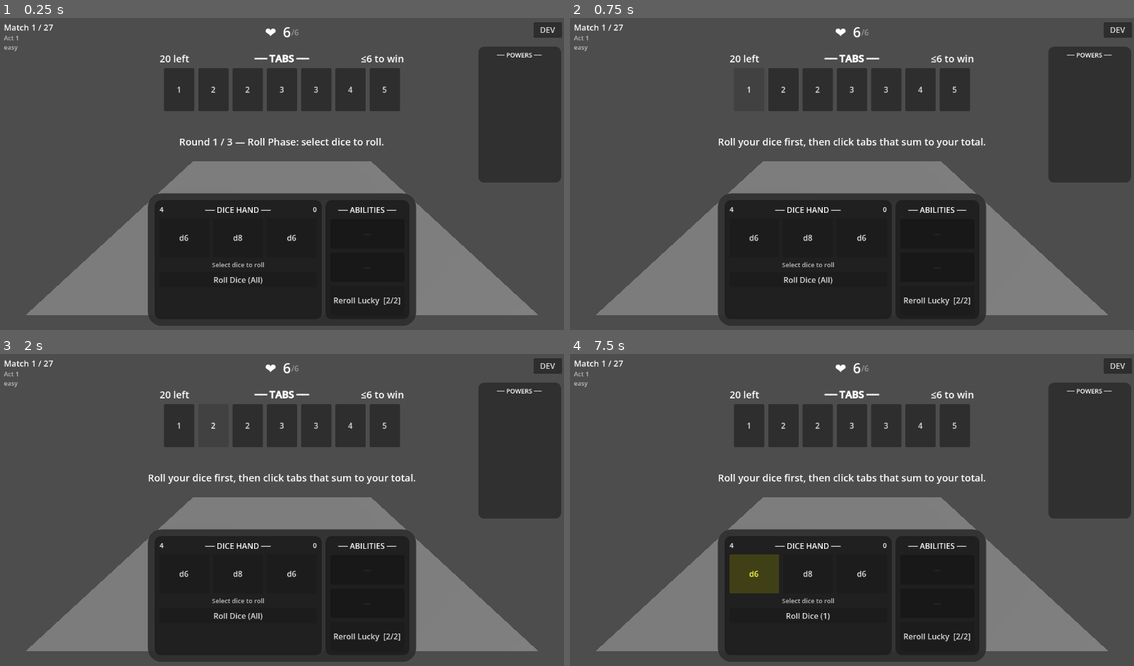
Above: before the commit, frames 1-4 (two rows, left to right).
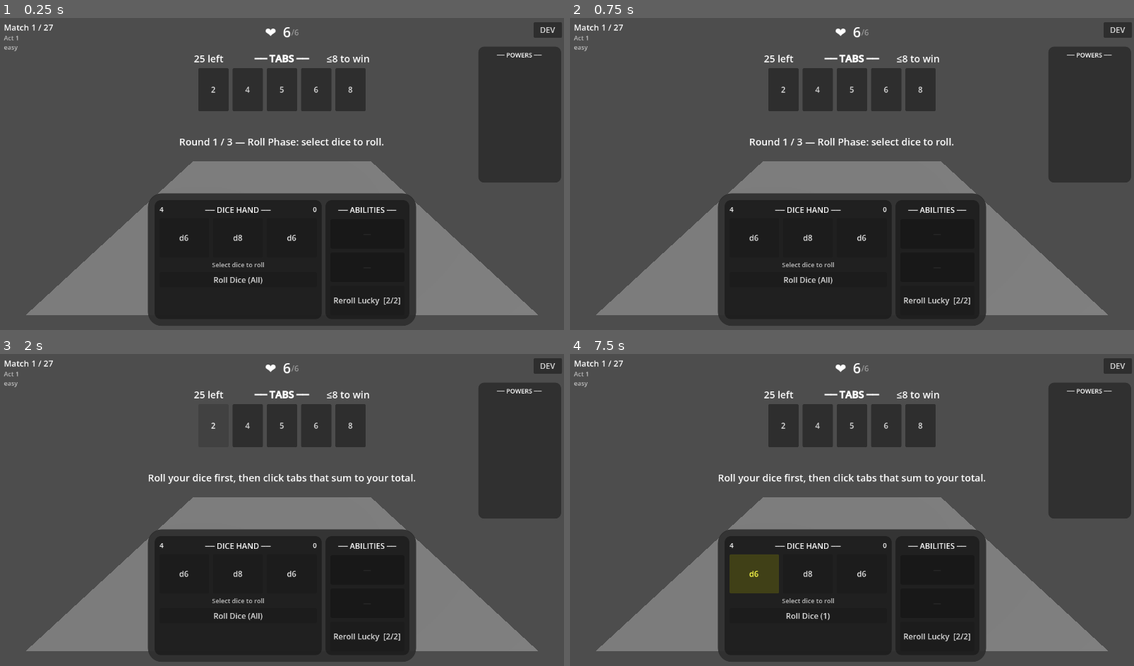
Above: after the commit, the same moments.

Repository: caleb-the-dev/SealTheBox
Game: Godot game, scene res://scenes/match/match.tscn
Two runs of this game, one before a commit and one after it. Both use one fixed random seed, a clock stepped at 60 frames per second and the inputs below.
Inputs (mouse positions are in pixels of both pictures, inside the frame that each line leads up to):
- Up to frame 1 (0.25 s): no input
- Up to frame 2 (0.75 s): click (750, 89) at 0.5 s, where only the run before the commit has a clickable "1"
- Up to frame 3 (2 s): click "2" at 1.25 s
- Up to frame 4 (7.5 s): click "4" at 2 s; click "2" at 2.75 s; click "5" at 3.5 s; click (852, 425) at 4.25 s, where only the run before the commit has a clickable "3"; click (885, 425) at 5 s, where only the run after the commit has a clickable "6"; click (885, 425) at 5.75 s, where only the run before the commit has a clickable "3"; click (919, 425) at 6.5 s, where only the run after the commit has a clickable "8"; click "d6" at 7.25 s

The runs differ from the first frame. In frame 1, 1.8% of the frame differs, in the area x 28-72%, y 11-30%; in frame 2, 1.6%; in frame 3, 1.8%; in frame 4, 1.8%.

Commit message:
playtest-tuning: drop five_nines/ten_pillars, rebalance pool, boss box tuning
Drop: five_nines, ten_pillars (both unplayable).
Tiers: compressed hard→easy, avalanche hard→medium,
  source_cosmic boss→easy (threshold 20), den_of_sevens hard→boss (all 7s, threshold 12).
Boss thresholds tightened: the Pact 11→7, the Anchor 13→10.
UI: tab buttons auto-scale for 13+ tab boxes (The Long Count).
Pool now 7 easy / 5 medium / 5 hard / 3 boss (20 total).

Co-Authored-By: Claude Sonnet 4.6 <noreply@anthropic.com>

Diff:
--- a/seal-the-box/data/boxes.csv
+++ b/seal-the-box/data/boxes.csv
@@ -2,22 +2,20 @@
 classic,Classic,1;2;3;4;5;6;7;8;9,11,easy,
 low_evens,Low Evens,2;3;4;5;6;7;8,10,easy,
 high_odds,High Odds,3;5;7;9;11,10,hard,
-compressed,Compressed,2;4;5;6;8,8,hard,
+compressed,Compressed,2;4;5;6;8,8,easy,
 stairs,Stairs,1;3;5;6;7;9,9,easy,
-source_devil,the Pact,1;2;3;4;5;6;7;8;9,11,boss,diabolic
-source_cosmic,the Veil,2;3;4;5;6;7;8;9;10,11,boss,cosmic
-source_ghost,the Anchor,1;3;5;6;7;8;9;11;13,13,boss,ethereal
+source_devil,the Pact,1;2;3;4;5;6;7;8;9,7,boss,diabolic
+source_cosmic,the Veil,2;3;4;5;6;7;8;9;10,20,easy,cosmic
+source_ghost,the Anchor,1;3;5;6;7;8;9;11;13,10,boss,ethereal
 lopsided_giant,Lopsided Giant,1;1;1;1;1;1;1;9,5,medium,
 easy_starter,Easy Starter,1;2;2;3;3;4;5,6,easy,
 crowded_low,Crowded Low,1;1;1;1;2;2;2;3;3;3;4;4,7,easy,
 cluster_of_twos,Cluster of Twos,2;2;2;2;2;2;2;2;2;2,6,medium,
 triple_triplets,Triple Triplets,1;1;1;5;5;5;9;9;9,12,medium,
 mirror_ladder,Mirror Ladder,1;2;3;4;5;6;5;4;3;2;1,10,medium,
-five_nines,Five Nines,9;9;9;9;9,12,hard,
 high_wall,High Wall,5;6;7;8;9;10,12,hard,
 exact_evens,Exact Evens,2;4;6;8;10;12,11,hard,
 prime_pyramid,Prime Pyramid,2;3;5;7;11;13,11,hard,
-den_of_sevens,Den of Sevens,7;7;7;7;7;7;3,12,hard,
-ten_pillars,Ten Pillars,10;10;10;10;10;10,16,hard,
+den_of_sevens,Den of Sevens,7;7;7;7;7;7;7,12,boss,
 the_long_count,The Long Count,1;2;3;4;5;6;7;8;9;1;2;3;4;5;6;7;8;9,24,hard,
-avalanche,Avalanche,1;2;3;4;5;6;7;8;9;10;11;12,21,hard,
+avalanche,Avalanche,1;2;3;4;5;6;7;8;9;10;11;12,21,medium,
--- a/seal-the-box/scripts/match/match.gd
+++ b/seal-the-box/scripts/match/match.gd
@@ -1782,11 +1782,22 @@
 		child.queue_free()
 	_tab_buttons.clear()
 	_sealed_button_indices = []
-	for i in GameState.tabs.size():
+	var tab_count := GameState.tabs.size()
+	var btn_w: int; var btn_h: int; var font_sz: int; var sep: int
+	if tab_count <= 9:
+		btn_w = 62; btn_h = 88; font_sz = 0; sep = 8
+	elif tab_count <= 12:
+		btn_w = 52; btn_h = 80; font_sz = 18; sep = 6
+	else:
+		btn_w = 36; btn_h = 66; font_sz = 14; sep = 4
+	_tab_row.add_theme_constant_override("separation", sep)
+	for i in tab_count:
 		var tab_val = GameState.tabs[i]
 		var btn = Button.new()
 		btn.text = str(tab_val)
-		btn.custom_minimum_size = Vector2(62, 88)
+		btn.custom_minimum_size = Vector2(btn_w, btn_h)
+		if font_sz > 0:
+			btn.add_theme_font_size_override("font_size", font_sz)
 		btn.pressed.connect(_on_tab_pressed.bind(i))
 		_tab_row.add_child(btn)
 		_tab_buttons.append(btn)
--- a/seal-the-box/tests/test_box_definitions.gd
+++ b/seal-the-box/tests/test_box_definitions.gd
@@ -23,7 +23,7 @@
 
 func _test_22_boxes_load() -> void:
 	var all = Engine.get_singleton("BoxLibrary").get_all()
-	assert(all.size() == 22, "BoxLibrary should have 22 boxes, got %d" % all.size())
+	assert(all.size() == 20, "BoxLibrary should have 20 boxes, got %d" % all.size())
 
 func _test_all_tab_sums_positive() -> void:
 	var all = Engine.get_singleton("BoxLibrary").get_all()
@@ -62,10 +62,10 @@
 func _test_all_new_boxes_have_valid_tier() -> void:
 	var valid_tiers = ["easy", "medium", "hard", "boss"]
 	var new_ids = [
-		"cluster_of_twos", "five_nines", "high_wall", "exact_evens",
+		"cluster_of_twos", "high_wall", "exact_evens",
 		"lopsided_giant", "easy_starter", "triple_triplets", "mirror_ladder",
 		"prime_pyramid", "crowded_low", "the_long_count", "avalanche",
-		"ten_pillars", "den_of_sevens"
+		"den_of_sevens"
 	]
 	var lib = Engine.get_singleton("BoxLibrary")
 	for id in new_ids:
@@ -78,10 +78,10 @@
 
 func _test_new_boxes_present() -> void:
 	var new_ids = [
-		"cluster_of_twos", "five_nines", "high_wall", "exact_evens",
+		"cluster_of_twos", "high_wall", "exact_evens",
 		"lopsided_giant", "easy_starter", "triple_triplets", "mirror_ladder",
 		"prime_pyramid", "crowded_low", "the_long_count", "avalanche",
-		"ten_pillars", "den_of_sevens"
+		"den_of_sevens"
 	]
 	var lib = Engine.get_singleton("BoxLibrary")
 	for id in new_ids:
Not shown, changed: CLAUDE.md
